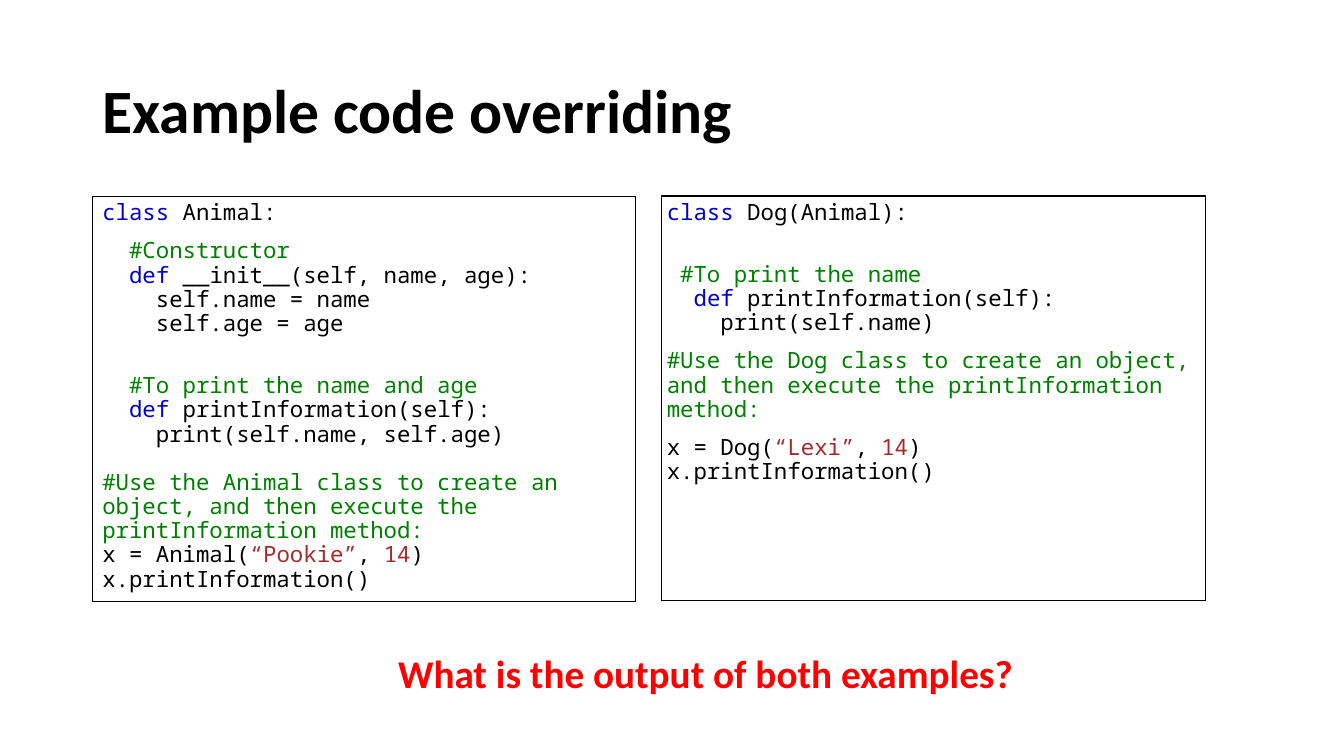
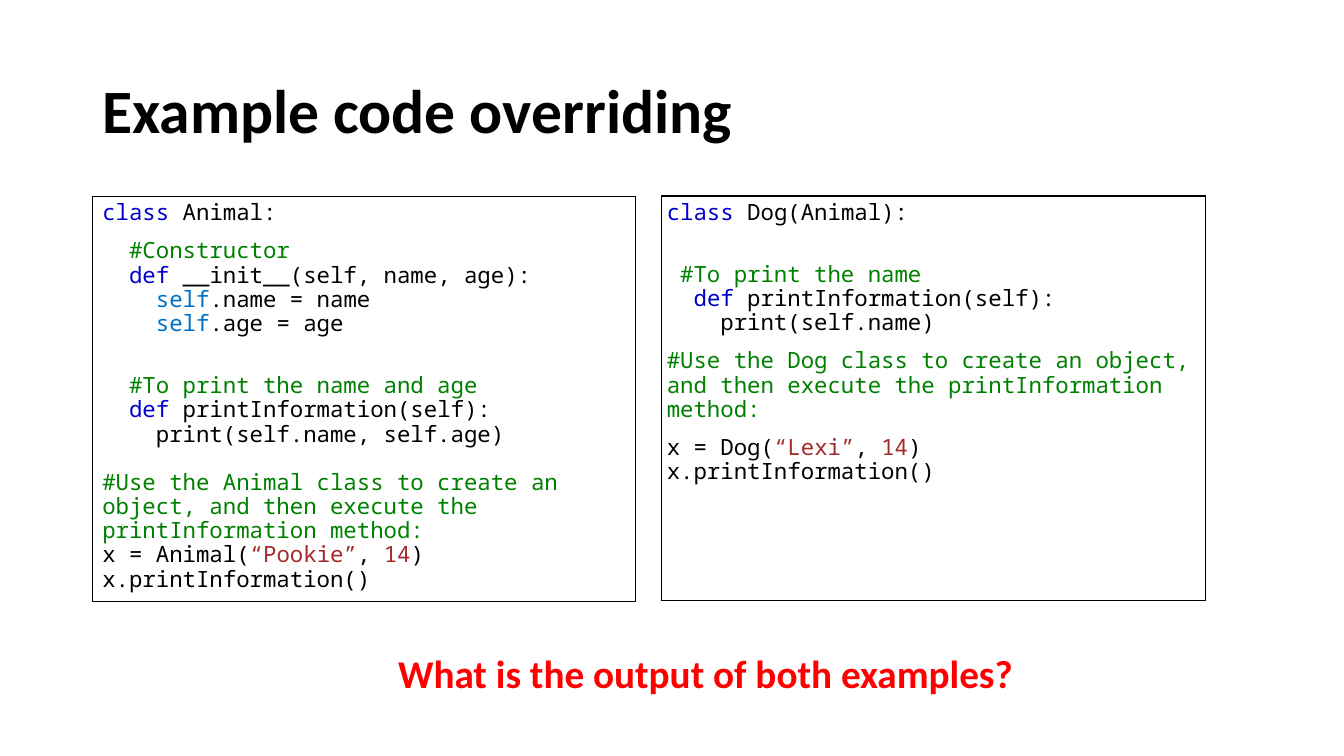
Before and after one commit to UCLL-PR2/exercises, a slide deck: slide 26 of 02-inheritance_overriding/programming2_inheritance_overriding.pptx. Drawn at 1344x756 pixels with LibreOffice and Linux fonts; fonts in the diff are those of the drawing. Boxes give left, top, right and bottom in pixels: in the first picture for what was removed or moved away, otherwise in the second. Text is boxed around its words. In the diff, an @@ line names an element or a change of style, - is before the commit and + after.

```diff
--- a/02-inheritance_overriding/programming2_inheritance_overriding.pptx
+++ b/02-inheritance_overriding/programming2_inheritance_overriding.pptx
@@ text in rectangle at [129,241,531,336]: text colour #000000 to #0070C0 in "self.name self.age" @@
```
Also in this commit, not shown: 1 other slide changed, 4 other files.
